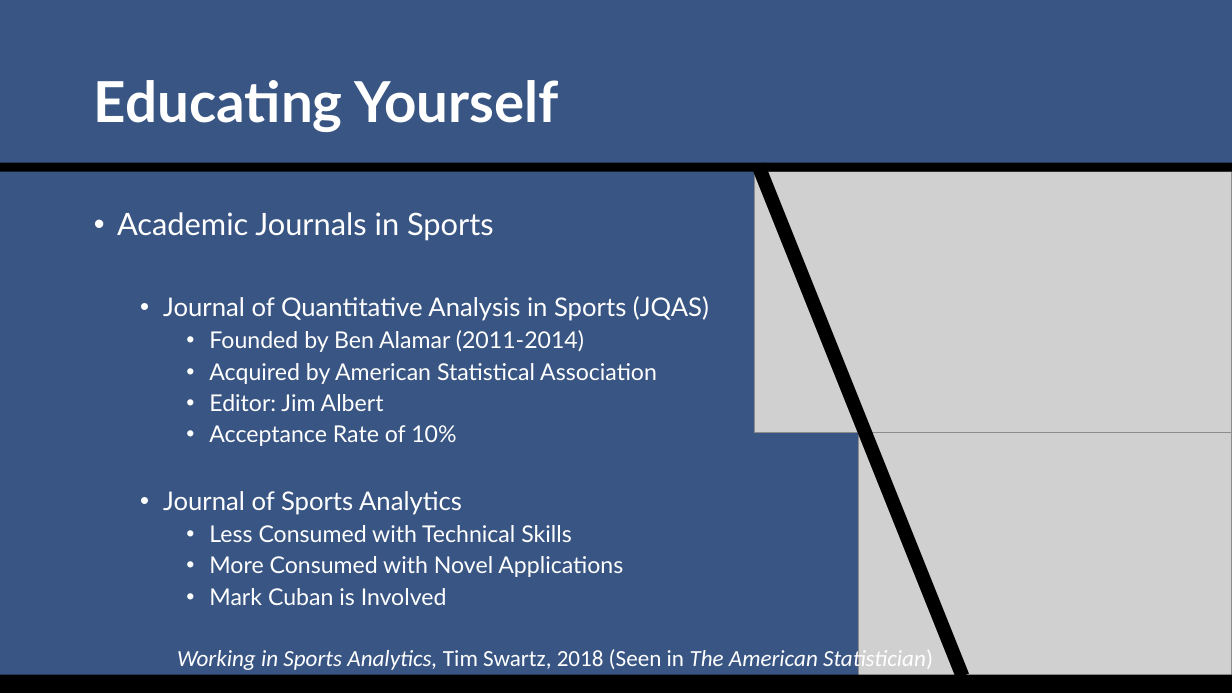
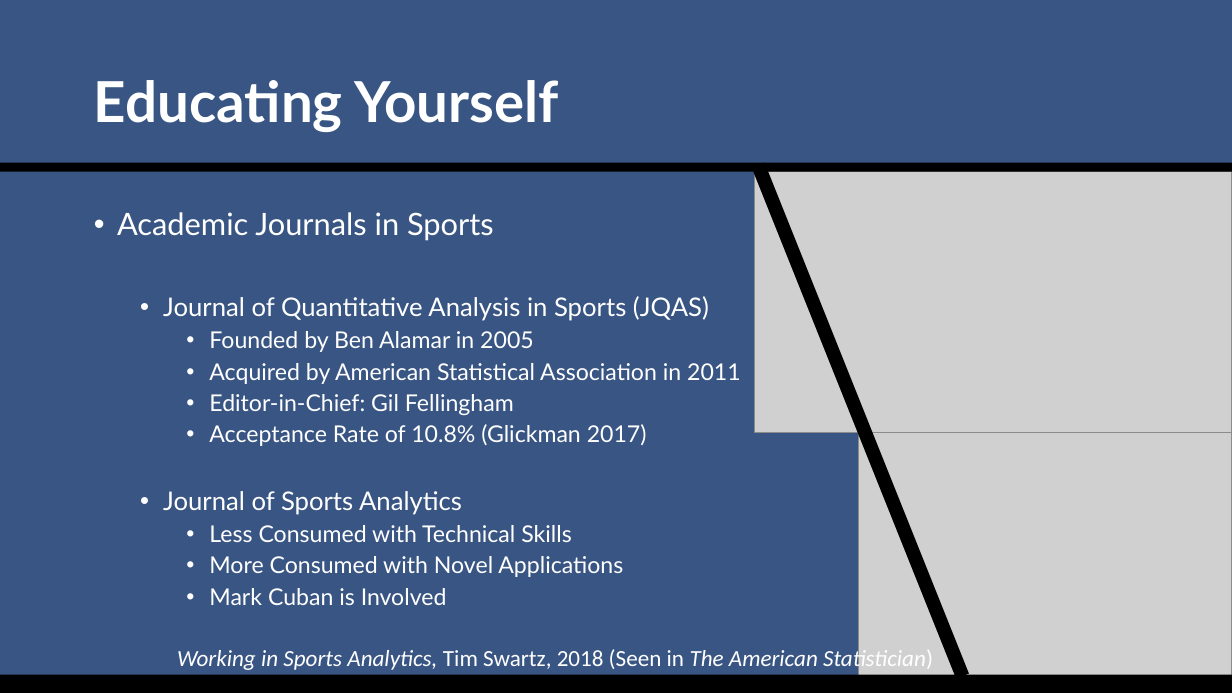
Before and after one commit to SuperMarioGiacomazzo/STOR538_WEBSITE, a slide deck: slide 2 of Slides/Sports Analytics 4/Sports_Analytics_4_Lecture.pptx. Drawn at 1232x693 pixels with LibreOffice and Linux fonts; fonts in the diff are those of the drawing; grey boxes stand for pictures. Boxes give left, top, right and bottom in pixels: in the first picture for what was removed or moved away, otherwise in the second. Text is boxed around its words. In the diff, an @@ line names an element or a change of style, - is before the commit and + after.

```diff
--- a/Slides/Sports Analytics 4/Sports_Analytics_4_Lecture.pptx
+++ b/Slides/Sports Analytics 4/Sports_Analytics_4_Lecture.pptx
@@ text at bbox=[209, 331, 741, 446]: text changed @@
-    • Founded by Ben Alamar (2011-2014)
-    • Acquired by American Statistical Association
-    • Editor: Jim Albert
-    • Acceptance Rate of 10%
+    • Founded by Ben Alamar in 2005
+    • Acquired by American Statistical Association in 2011
+    • Editor-in-Chief: Gil Fellingham
+    • Acceptance Rate of 10.8% (Glickman 2017)
```
Also in this commit, not shown: 3 other files.
